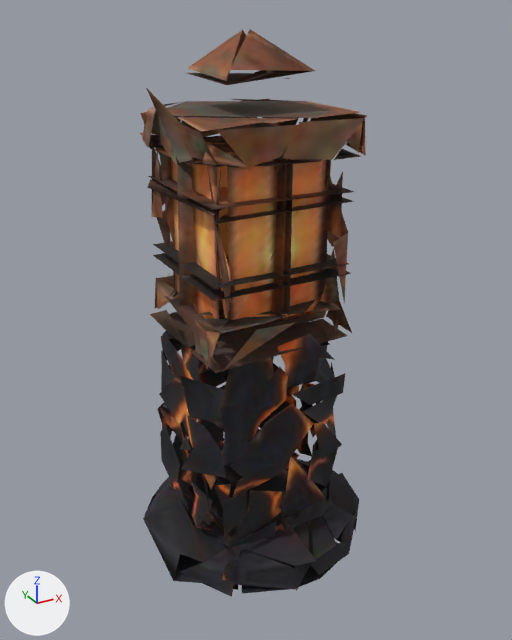
One commit to the glTF model veylan/assets/decor/k-lanterne-semis.glb: the scene before it, then after it.
Camera for both pictures: a 50 mm lens placed at (-0.569, -1.054, 1.01), pointed at (0.007, -0.006, 0.486). Lighting does not change. The marker at lower left points along +X, +Y and +Z. The first picture is the older version. Vertices at exactly the same position are counted once.

The scene before the commit, as lines of its bpy script (objects in view):
```python
me_k_lanterne_semis = bpy.data.meshes.new('k-lanterne-semis')
me_k_lanterne_semis.from_pydata(...)  # 740 vertices, 449 faces; spans x -0.221..0.221, y -0.233..0.233, z 0.0..0.98
me_k_lanterne_semis.materials.append(mat_k_lanterne_semis)  # picture img_image_0
ob_k_lanterne_semis = bpy.data.objects.new('k-lanterne-semis', me_k_lanterne_semis)
ob_k_lanterne_semis.location = (0.0, 0.0, 0.0)
```
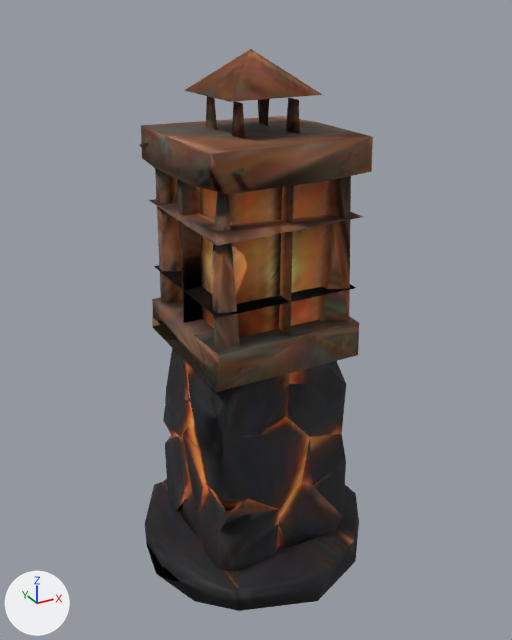
Location of each change, [x1, y1, x2, y2] in pixels of the pictures (512 x 640 px; the box of a moved part takes in the faces that stretch with it):
'k-lanterne-semis', reshaped
    before: [140, 29, 367, 597]
    after: [140, 49, 373, 611]
part 1 of me_k_lanterne_semis, rebuilt
    before: [143, 443, 359, 597]
    after: [145, 479, 359, 611]
part 2 of me_k_lanterne_semis, rebuilt (mostly hidden before)
    before: [157, 345, 335, 480]
    after: [163, 348, 346, 571]
part 3 of me_k_lanterne_semis, rebuilt
    before: [171, 136, 331, 332]
    after: [176, 179, 332, 338]
part 4 of me_k_lanterne_semis, rebuilt (61% taller)
    before: [142, 99, 361, 147]
    after: [141, 116, 373, 194]
part 5 of me_k_lanterne_semis, rebuilt
    before: [156, 142, 175, 249]
    after: [155, 168, 182, 303]
part 6 of me_k_lanterne_semis, rebuilt (31% wider, 52% taller)
    before: [190, 311, 348, 373]
    after: [152, 297, 359, 392]
part 7 of me_k_lanterne_semis, rebuilt (8% wider)
    before: [187, 29, 315, 85]
    after: [184, 49, 322, 102]
part 8 of me_k_lanterne_semis, rebuilt (36% wider)
    before: [214, 171, 235, 318]
    after: [211, 192, 240, 347]
part 9 of me_k_lanterne_semis, deleted
    before: [140, 29, 367, 575]
part 10 of me_k_lanterne_semis, moved or reshaped
    before: [150, 116, 348, 433]
    after: [140, 96, 363, 377]

Edits to the bpy script that builds the scene:
```text
Change me_k_lanterne_semis:
    used by ob_k_lanterne_semis; location = (0.0, 0.0, 0.0)
    remove me_k_lanterne_semis.from_pydata(...)  # 740 vertices, 449 faces; spans x -0.221..0.221, y -0.233..0.233, z 0.0..0.98
    add me_k_lanterne_semis.from_pydata(...)  # 311 vertices, 432 faces; spans x -0.226..0.226, y -0.236..0.236, z 0.0..0.952
    me_k_lanterne_semis part 1: the loose piece of 75 vertices spanning x -0.221..0.221, y -0.233..0.233, z 0.0..0.106 is rebuilt with 27 vertices and now spans x -0.226..0.226, y -0.236..0.236, z 0.0..0.06
    me_k_lanterne_semis part 2: the loose piece of 74 vertices spanning x -0.139..0.142, y -0.116..0.164, z 0.088..0.463 is rebuilt with 120 vertices and now spans x -0.141..0.146, y -0.149..0.146, z 0.037..0.446
    me_k_lanterne_semis part 3: the loose piece of 20 vertices spanning x -0.106..0.107, y -0.097..0.121, z 0.519..0.8 is rebuilt with 8 vertices and now spans x -0.097..0.103, y -0.102..0.108, z 0.488..0.769
    me_k_lanterne_semis part 4: the loose piece of 15 vertices spanning x -0.149..0.142, y -0.131..0.153, z 0.797..0.868 is rebuilt with 18 vertices and now spans x -0.144..0.147, y -0.145..0.146, z 0.763..0.826
    me_k_lanterne_semis part 5: the loose piece of 9 vertices spanning x -0.124..-0.086, y 0.097..0.139, z 0.527..0.799 is rebuilt with 8 vertices and now spans x -0.13..-0.085, y 0.088..0.131, z 0.492..0.768
    me_k_lanterne_semis part 6: the loose piece of 8 vertices spanning x -0.138..0.144, y -0.127..0.061, z 0.468..0.518 is rebuilt with 14 vertices and now spans x -0.141..0.144, y -0.142..0.147, z 0.441..0.507
    me_k_lanterne_semis part 7: the loose piece of 7 vertices spanning x -0.077..0.081, y -0.071..0.093, z 0.906..0.98 is rebuilt with 5 vertices and now spans x -0.079..0.085, y -0.084..0.087, z 0.884..0.952
    me_k_lanterne_semis part 8: the loose piece of 5 vertices spanning x -0.112..-0.085, y -0.11..-0.082, z 0.533..0.798 is rebuilt with 6 vertices and now spans x -0.128..-0.085, y -0.131..-0.081, z 0.502..0.768
    me_k_lanterne_semis part 9: 99 loose pieces with 448 vertices, spanning x -0.186..0.159, y -0.214..0.216, z 0.03..0.98, are deleted
    me_k_lanterne_semis part 10
    72 vertices are removed from x -0.168..0.142, y -0.132..0.158, z 0.265..0.854
    50 faces are deleted
    97 vertices are added at x -0.157..0.163, y -0.156..0.159, z 0.431..0.878
    74 new faces join them
    other edits to the shape of me_k_lanterne_semis do not show in these pictures
```
